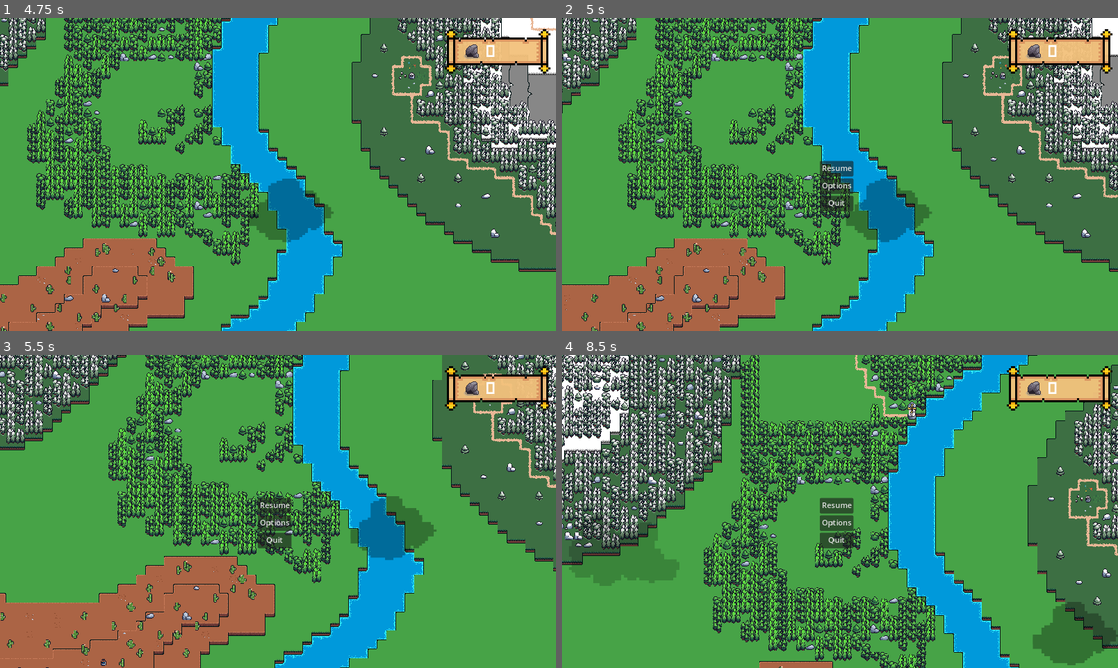
Above: before the commit, frames 1-4 (two rows, left to right).
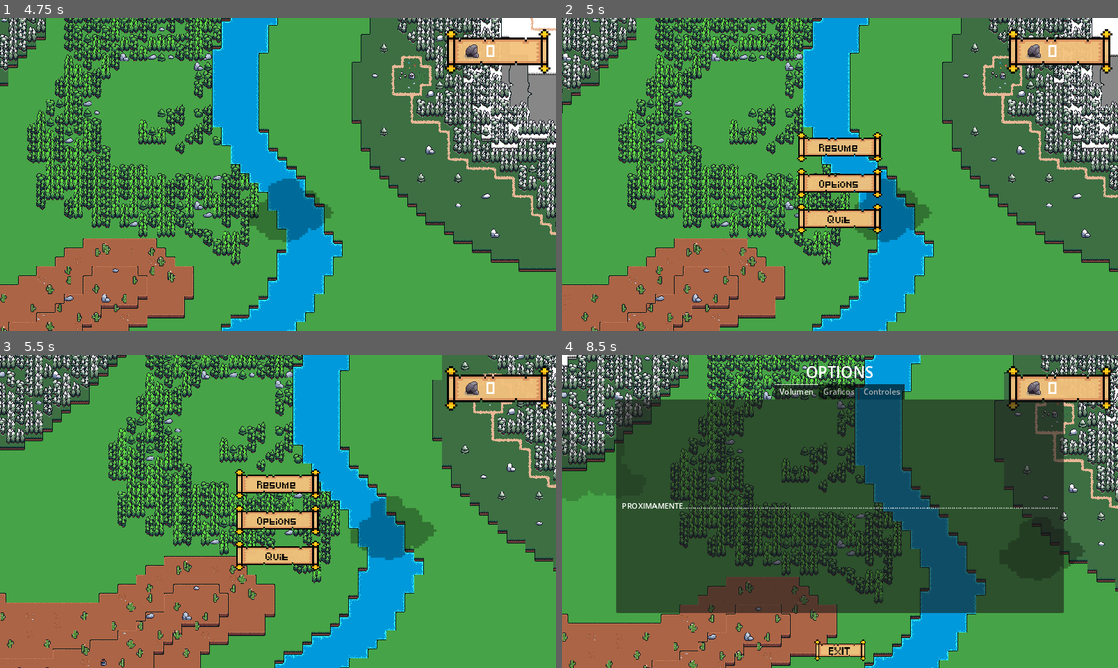
Above: after the commit, the same moments.

Repository: YasinEled/JocMineralRushProjecte
Game: Godot game, scene res://ESCENAS/OPTIONS/GLOBAL/menu.tscn
Same seed, same stepped clock (60 frames per second), same inputs: the game is played once before the commit and once after it.
Inputs (mouse positions are in pixels of both pictures, inside the frame that each line leads up to):
- Up to frame 1 (4.75 s): click "START GAME" at 0.5 s; tap Enter at 1.25 s; move the mouse to (400, 158) at 1.27 s; hold D (move_right) 1.28-2 s; click (400, 158) at 1.42 s; drag from (166, 190) to (250, 237) at 2.02 s; move the mouse to (333, 105) at 2.77 s; hold D (move_right) 2.78-3.5 s; drag from (250, 237) to (111, 127) at 3.52 s; move the mouse to (444, 221) at 4.27 s; hold A (move_left) from 4.28 s (still down)
- Up to frame 2 (5 s): keep holding A (move_left); tap Escape (pause) at 4.9 s
- Up to frame 3 (5.5 s): release A (move_left) at 5 s; drag from (111, 464) to (194, 433) at 5.02 s
- Up to frame 4 (8.5 s): move the mouse to (867, 511) at 5.77 s; hold S (move_down) 5.78-6.5 s; click (867, 511) at 5.92 s; drag from (756, 433) to (728, 527) at 6.52 s; move the mouse to (962, 495) at 7.27 s; hold W (move_up) 7.28-8 s; drag from (728, 527) to (812, 574) at 8.02 s

Frame 1 is identical in both runs. In frame 2, 3.3% of the frame differs, in the area x 42-58%, y 36-69%; in frame 3, 3.3%; in frame 4, 86%, in the area x 0-100%, y 0-100%.

Commit message:
pause menu

Diff:
--- a/mineralrush/ESCENAS/GAME/game.tscn
+++ b/mineralrush/ESCENAS/GAME/game.tscn
@@ -102,8 +102,8 @@
 
 [node name="PauseMenu" parent="CanvasLayer" instance=ExtResource("13_5j2w8")]
 visible = false
-offset_left = -42.0
-offset_top = -28.0
-offset_right = -42.0
-offset_bottom = -28.0
+offset_left = -102.0
+offset_top = -92.0
+offset_right = -102.0
+offset_bottom = -92.0
 size_flags_vertical = 4
--- a/mineralrush/ESCENAS/OPTIONS/GLOBAL/pause_menu.tscn
+++ b/mineralrush/ESCENAS/OPTIONS/GLOBAL/pause_menu.tscn
@@ -1,6 +1,8 @@
-[gd_scene load_steps=2 format=3 uid="uid://8rujt5h2n6bx"]
+[gd_scene load_steps=4 format=3 uid="uid://8rujt5h2n6bx"]
 
 [ext_resource type="Script" path="res://SCRIPTS/OPTIONS/pause_menu.gd" id="1_ci1eg"]
+[ext_resource type="FontFile" uid="uid://bfauo7wkc6aib" path="res://RECURSOS/Pixeled.ttf" id="2_036b0"]
+[ext_resource type="Theme" uid="uid://b26agqovtdb31" path="res://RECURSOS/menu/MenuButtons.tres" id="2_65spn"]
 
 [node name="PauseMenu" type="Control"]
 layout_mode = 3
@@ -22,17 +24,30 @@
 layout_mode = 2
 
 [node name="Resume" type="Button" parent="MarginContainer/VBoxContainer"]
+custom_minimum_size = Vector2(200, 70)
 layout_mode = 2
+theme = ExtResource("2_65spn")
+theme_override_fonts/font = ExtResource("2_036b0")
+theme_override_font_sizes/font_size = 13
 text = "Resume"
 
 [node name="Options" type="Button" parent="MarginContainer/VBoxContainer"]
+custom_minimum_size = Vector2(200, 70)
 layout_mode = 2
+theme = ExtResource("2_65spn")
+theme_override_fonts/font = ExtResource("2_036b0")
+theme_override_font_sizes/font_size = 13
 text = "Options"
 
 [node name="Quit" type="Button" parent="MarginContainer/VBoxContainer"]
+custom_minimum_size = Vector2(200, 70)
 layout_mode = 2
+theme = ExtResource("2_65spn")
+theme_override_fonts/font = ExtResource("2_036b0")
+theme_override_font_sizes/font_size = 13
 text = "Quit"
 
+[connection signal="exit_options_menu" from="." to="." method="_on_exit_options_menu"]
 [connection signal="pressed" from="MarginContainer/VBoxContainer/Resume" to="." method="_on_resume_pressed"]
 [connection signal="pressed" from="MarginContainer/VBoxContainer/Options" to="." method="_on_options_pressed"]
 [connection signal="pressed" from="MarginContainer/VBoxContainer/Quit" to="." method="_on_quit_pressed"]
--- a/mineralrush/SCRIPTS/OPTIONS/pause_menu.gd
+++ b/mineralrush/SCRIPTS/OPTIONS/pause_menu.gd
@@ -13,14 +13,10 @@
 
 
 
-func  _input(event: InputEvent) -> void:
-	if  Input.is_action_just_pressed("pause"):
-		pause_menu.visible = true
-		paused = true
-
-
-
-
+func _input(event: InputEvent) -> void:
+	if Input.is_action_just_pressed("pause"):
+		paused = !paused  # Alternar el estado de pausa
+		pause_menu.visible = paused  # Mostrar u ocultar el menú
 
 
 # Called every frame. 'delta' is the elapsed time since the previous frame.
@@ -39,3 +35,9 @@
 func _on_options_pressed() -> void:
 	menu_options.visible = true
 	pause_menu.visible = false
+
+
+
+func _on_exit_options_menu() -> void:
+	menu_options.visible = false
+	pause_menu.visible = true
